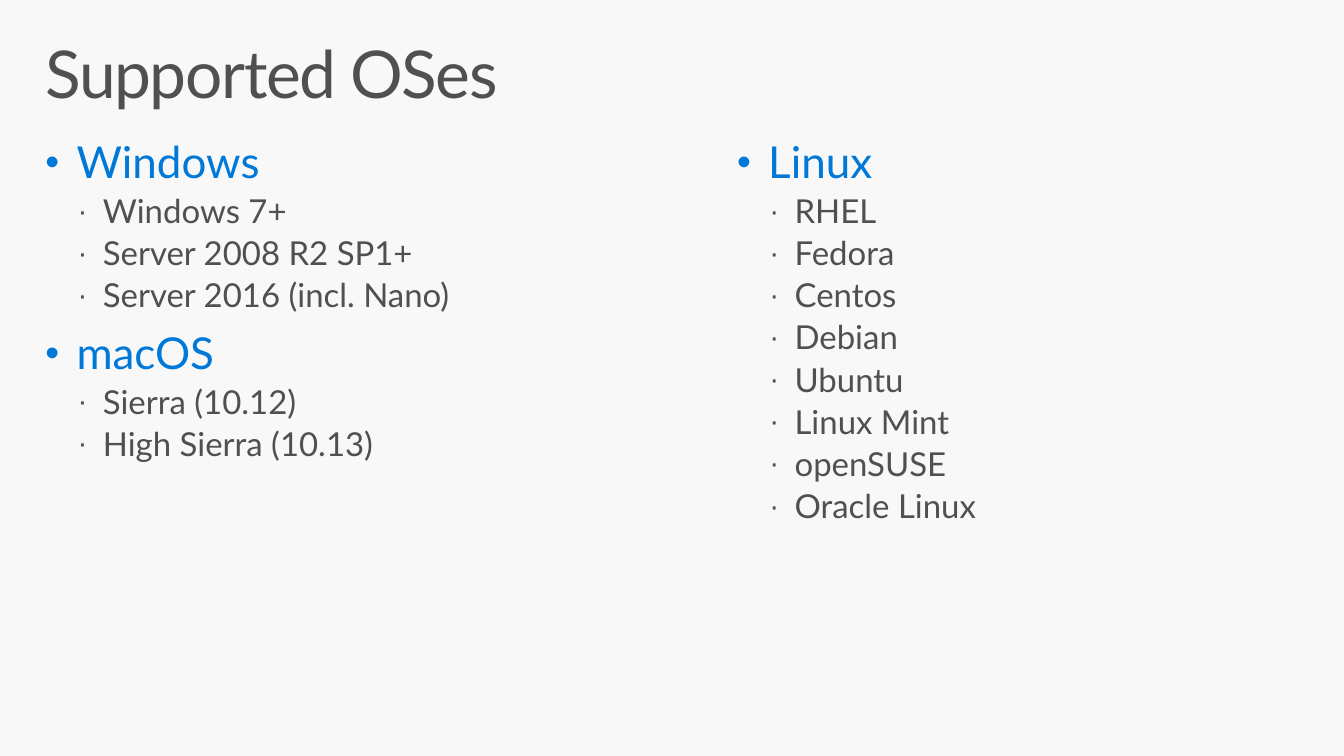
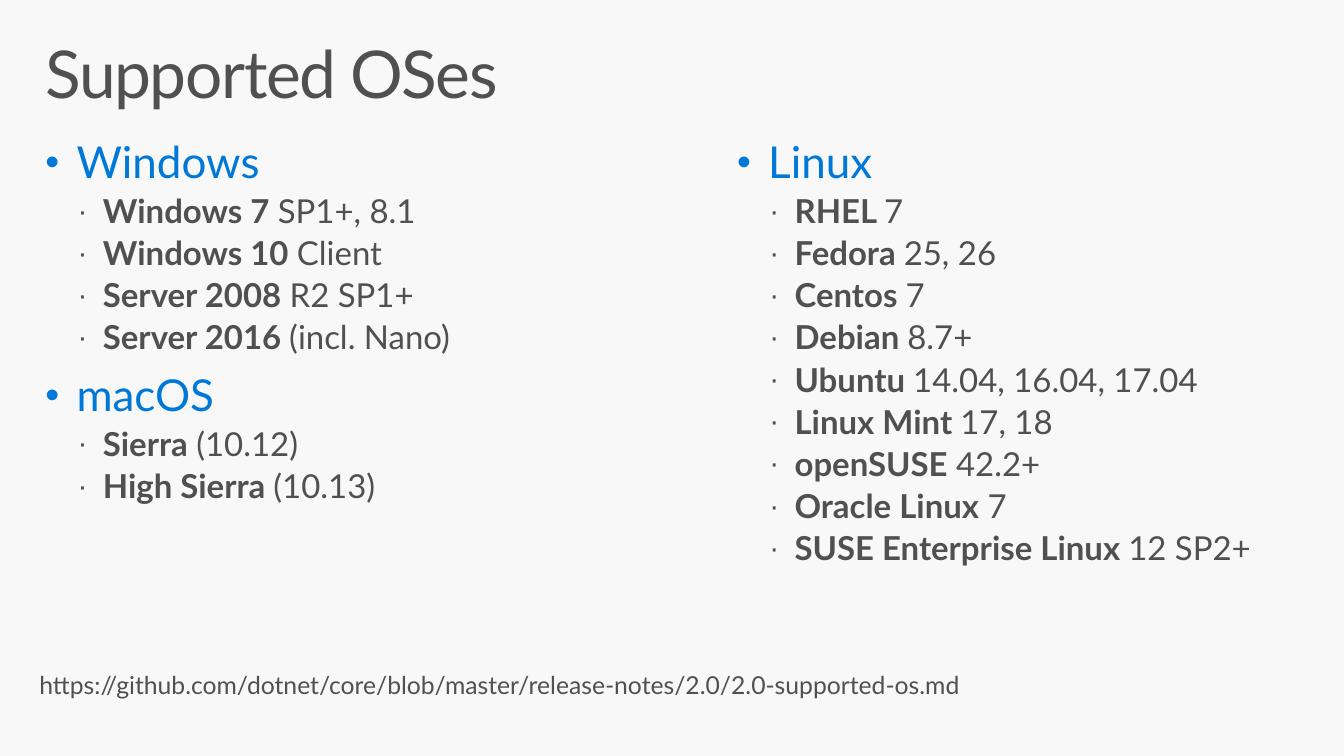
Before and after one commit to dotnet-presentations/dotnetcore-workshop, a slide deck: slide 16 of 1-Overview-Tools-Acquisition/netcore-workshop-overview-tools.pptx (slide 17 before the commit). Drawn at 1344x756 pixels with LibreOffice and Linux fonts; fonts in the diff are those of the drawing; background and template pictures are left out. Boxes give left, top, right and bottom in pixels: in the first picture for what was removed or moved away, otherwise in the second. Text is boxed around its words. In the diff, an @@ line names an element or a change of style, - is before the commit and + after.

Commit message:
Updates to deck 1

```diff
--- a/1-Overview-Tools-Acquisition/netcore-workshop-overview-tools.pptx
+++ b/1-Overview-Tools-Acquisition/netcore-workshop-overview-tools.pptx
@@ text at [103,198,416,266]: text changed; bold on @@
-  · Windows 7+
+  · Windows 7 SP1+, 8.1
+  · Windows 10 Client
@@ text at [795,199,1251,566]: text changed; bold on @@
-  · RHEL
-  · Fedora
-  · Centos
-  · Debian
-  · Ubuntu
-  · Linux Mint
-  · openSUSE
-  · Oracle Linux
+  · RHEL 7
+  · Fedora 25, 26
+  · Centos 7
+  · Debian 8.7+
+  · Ubuntu 14.04, 16.04, 17.04
+  · Linux Mint 17, 18
+  · openSUSE 42.2+
+  · Oracle Linux 7
+  · SUSE Enterprise Linux 12 SP2+
@@ text at [103,283,450,504]: bold on in "Server 2008", "Server 2016", "Sierra", "High Sierra" @@
@@ text added at [39,676,959,699], 18 pt, text #505050 @@
+https://github.com/dotnet/core/blob/master/release-notes/2.0/2.0-supported-os.md
```
Also in this commit, not shown: 2 other slides changed, 1 slide removed.
